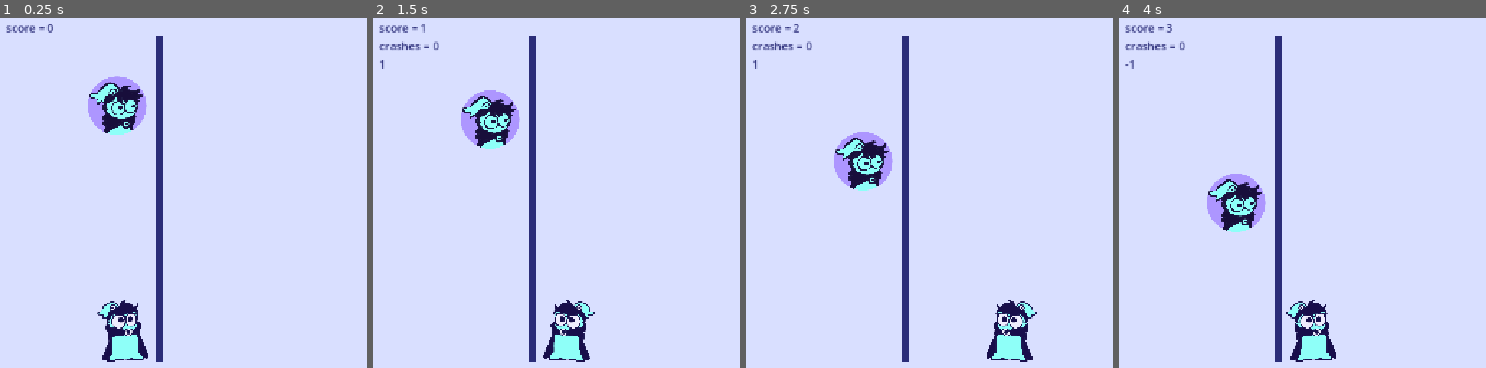
Above: before the commit, frames 1-4 (left to right).
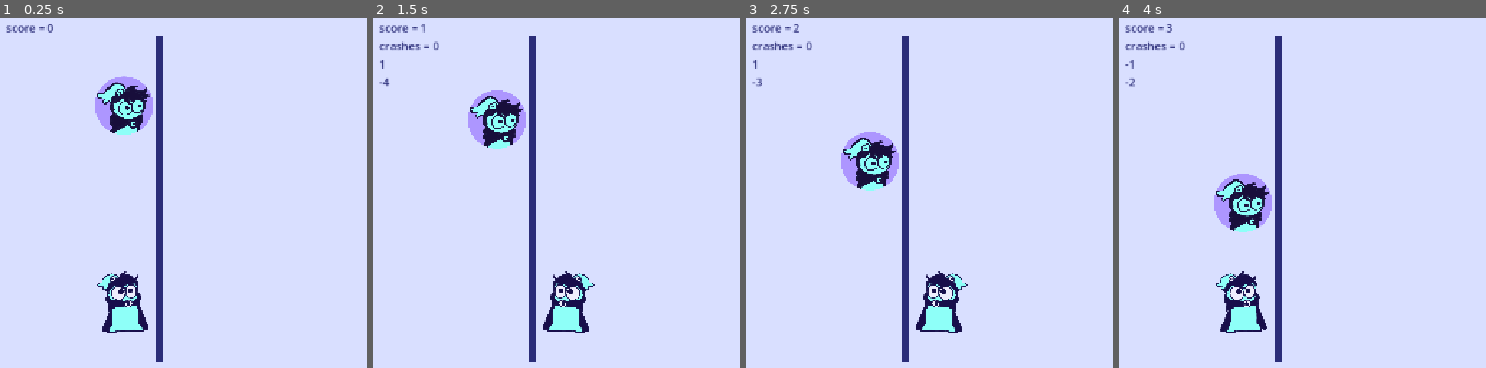
Above: after the commit, the same moments.

Repository: Herbeon/to-do-it
Game: Godot game, scene res://scene.tscn
The game is run twice, just before and just after one commit, with the same random seed, the same clock (stepped at 60 frames per second) and the same inputs.
Inputs (mouse positions are in pixels of both pictures, inside the frame that each line leads up to):
- Up to frame 1 (0.25 s): no input
- Up to frame 2 (1.5 s): tap Enter at 0.5 s; move the mouse to (outside the picture) at 0.52 s; hold Right (p1_right) 0.53-1.28 s; tap Alt at 0.6 s; click (outside the picture) at 0.67 s; tap Space at 1.25 s; move the mouse to (442, 224) at 1.27 s; hold Down from 1.28 s (still down); tap Shift at 1.35 s
- Up to frame 3 (2.75 s): tap Enter at 2 s; move the mouse to (1054, 105) at 2.02 s; release Down at 2.03 s; hold Right (p1_right) from 2.03 s (still down); tap Alt at 2.1 s
- Up to frame 4 (4 s): tap Space at 2.75 s; move the mouse to (1306, 294) at 2.77 s; release Right (p1_right) at 2.78 s; hold Up 2.78-3.53 s; tap Shift at 2.85 s; click (1306, 294) at 2.92 s; tap Enter at 3.5 s; move the mouse to (outside the picture) at 3.52 s; hold Left (p1_left) from 3.53 s (still down); tap Alt at 3.6 s

The runs differ from the first frame. In frame 1, 3.8% of the frame differs, in the area x 23-42%, y 16-99%; in frame 2, 3.8%; in frame 3, 4.6%, in the area x 1-80%, y 16-99%; in frame 4, 4.5%.

Commit message:
added respawning functionality

Diff:
--- a/todoit/circle.gd
+++ b/todoit/circle.gd
@@ -5,21 +5,30 @@
 # if height value is same as player's (player is always at -1 or 1) then player crashed
 # or just more if statements
 
+# instead of doing fancier number things might be better to just look at sides...
+var left = true # true = left, false = right
 signal on_ground
 
 func _ready() -> void:
-	position.y = 180
+	at_top()
 
 func _physics_process(delta: float) -> void:
 	pass
 
+func at_top():
+	position.y = 0
+	height = [5,-5].pick_random()
+	position.y = 180
+	if(height > 0):
+		position.x = 475 + 50
+	elif(height < 0):
+		position.x = 475 - 50
+
 func chopped():
 	if(abs(height) == 1):
 		on_ground.emit()
-
 	if(height == 0):
-		#despawn
-		position.y = 0
+		at_top()
 	elif(height > 0):
 		height -= 1
 	else:
--- a/todoit/player.gd
+++ b/todoit/player.gd
@@ -15,11 +15,9 @@
 func _physics_process(delta: float) -> void:
 	if(Input.is_action_just_pressed(left)):
 		$AnimatedSprite2D.flip_h = false
-		position.x -= 100
-		side = -1
+		position.x = 425
 		went_left.emit()
 	if(Input.is_action_just_pressed(right)):
 		$AnimatedSprite2D.flip_h = true
-		position.x += 100
-		side = 1
+		position.x = 525
 		went_right.emit()
--- a/todoit/scene.gd
+++ b/todoit/scene.gd
@@ -21,12 +21,14 @@
 func p1_went_left():
 	score += 1
 	circle.chopped()
-	$Control/Label.text = "score = " + str(score) + "\ncrashes = " + str(crashes) + "\n" + str(p1.side)
+	p1.side = -1
+	$Control/Label.text = "score = " + str(score) + "\ncrashes = " + str(crashes) + "\n" + str(p1.side) + "\n" + str(circle.height)
 
 func p1_went_right():
 	score += 1
 	circle.chopped()
-	$Control/Label.text = "score = " + str(score) + "\ncrashes = " + str(crashes) + "\n" + str(p1.side)
+	p1.side = 1
+	$Control/Label.text = "score = " + str(score) + "\ncrashes = " + str(crashes) + "\n" + str(p1.side) + "\n" + str(circle.height)
 
 
 func check_for_cross():
--- a/todoit/scene.tscn
+++ b/todoit/scene.tscn
@@ -11,7 +11,7 @@
 script = ExtResource("1_ulcgi")
 
 [node name="player1" parent="." unique_id=431713932 instance=ExtResource("2_3253y")]
-position = Vector2(426, 506)
+position = Vector2(426, 465)
 scale = Vector2(0.2, 0.2)
 
 [node name="circle" parent="." unique_id=1772085313 instance=ExtResource("3_u3cyc")]
